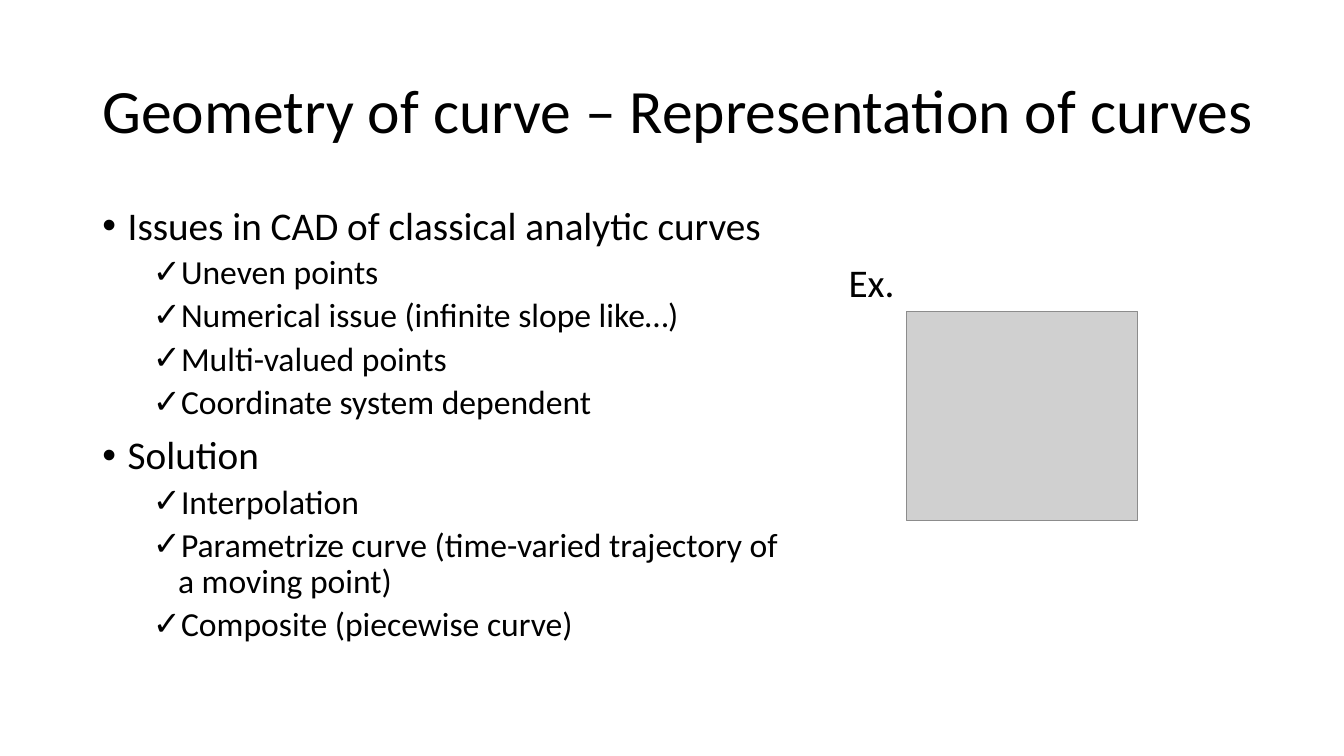
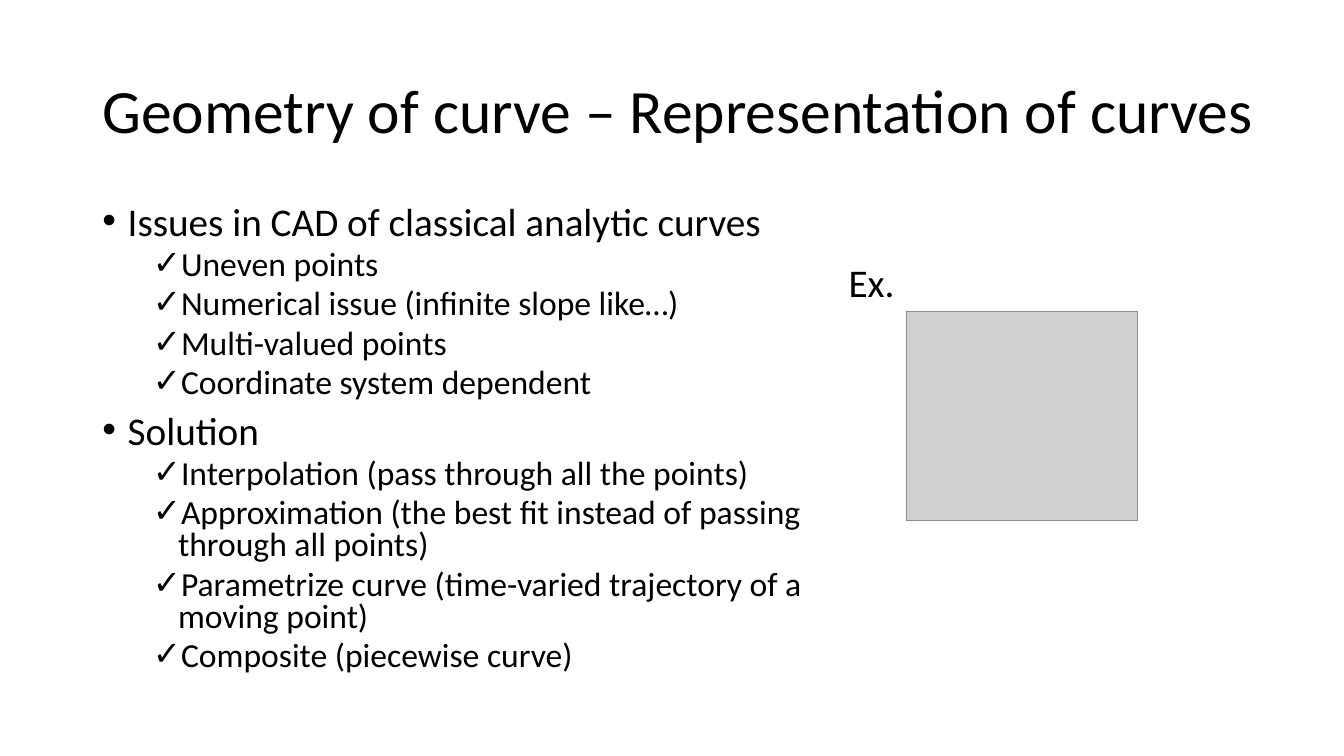
Before and after one commit to Jinny-Ching/cad_cam_course, a slide deck: slide 40 of CAD_CAM.pptx (slide 39 before the commit). Drawn at 1344x756 pixels with LibreOffice and Linux fonts; fonts in the diff are those of the drawing; grey boxes stand for pictures. Boxes give left, top, right and bottom in pixels: in the first picture for what was removed or moved away, otherwise in the second. Text is boxed around its words. In the diff, an @@ line names an element or a change of style, - is before the commit and + after.

```diff
--- a/CAD_CAM.pptx
+++ b/CAD_CAM.pptx
@@ text at bbox=[128, 208, 801, 673]: line spacing 0.9 to 0.8 @@
@@ text at bbox=[178, 460, 800, 562]: text changed @@
-  ✓ Interpolation
+  ✓ Interpolation (pass through all the points)
+  ✓ Approximation (the best fit instead of passing through all points)
```
Also in this commit, not shown: 7 other slides changed, 4 slides added, 1 slide removed.
